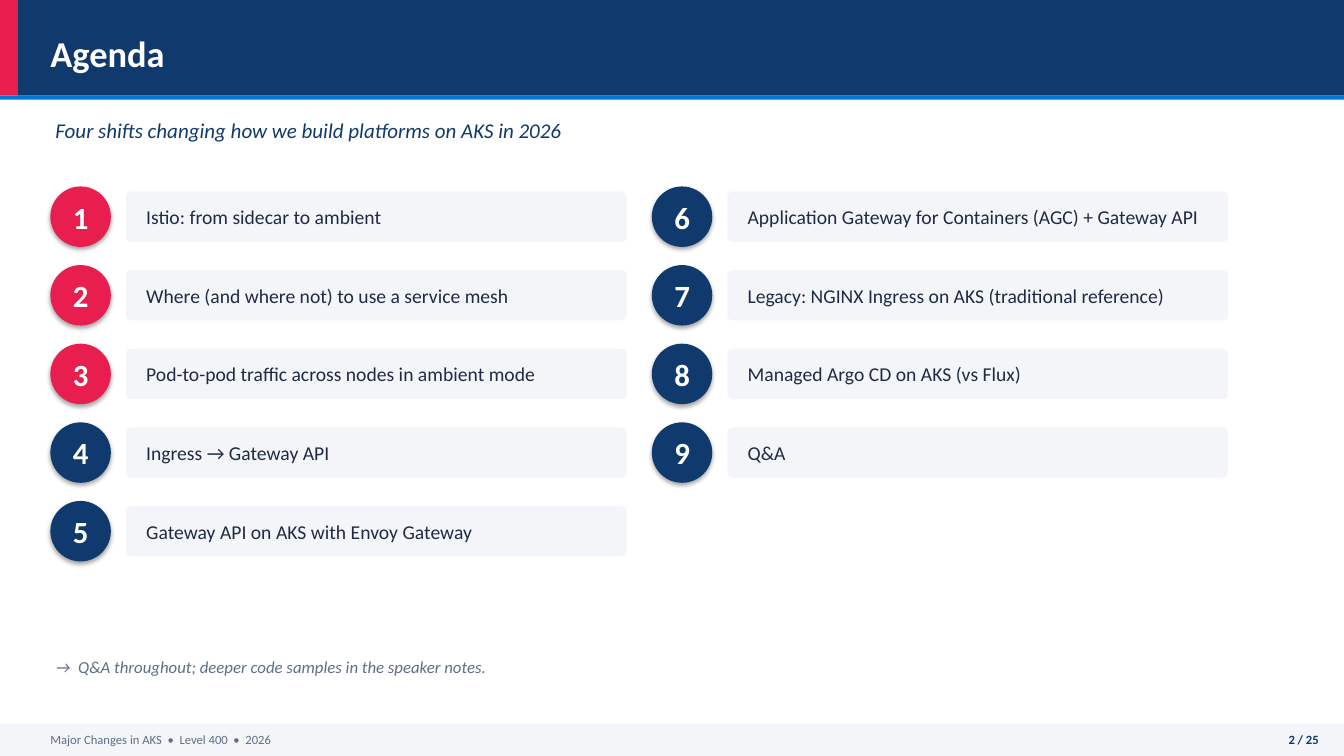
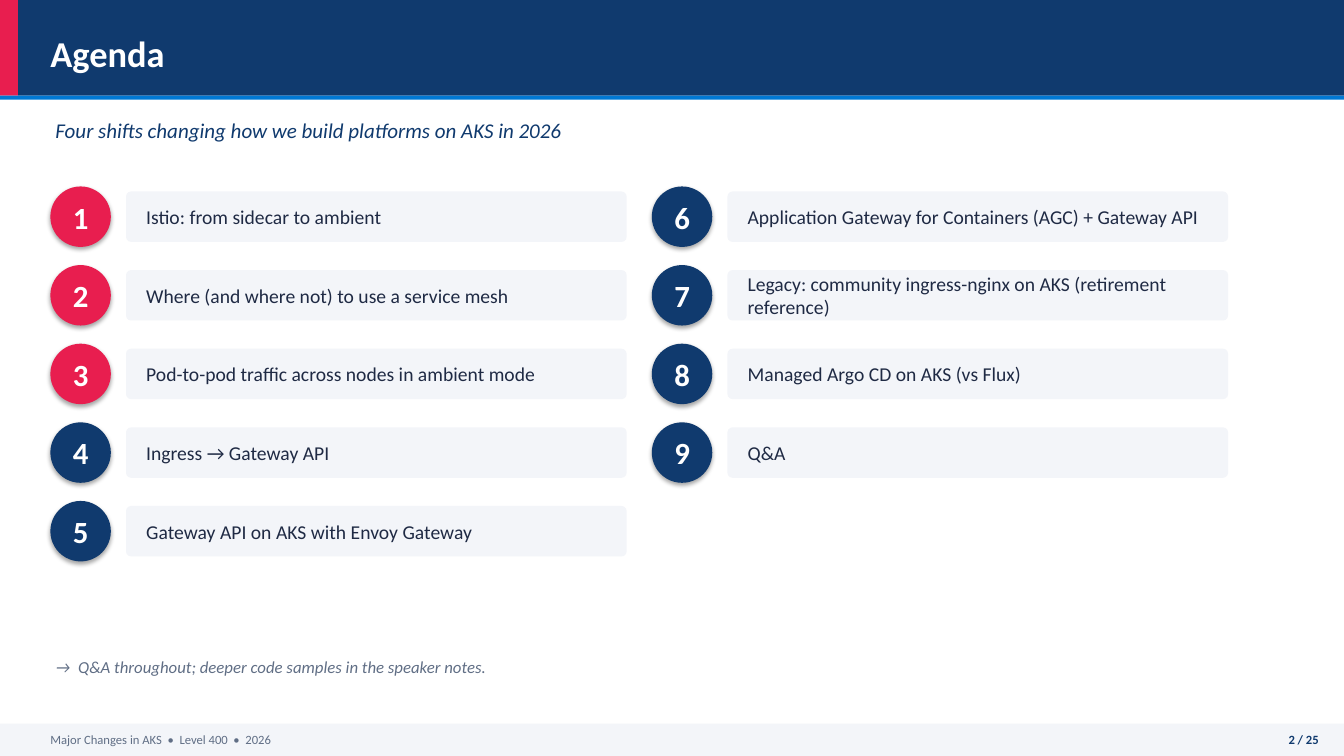
Before and after one commit to johankardell/aksingress2026, a slide deck: slide 2 of PRESENTATION.pptx. Drawn at 1344x756 pixels with LibreOffice and Linux fonts; fonts in the diff are those of the drawing. Boxes give left, top, right and bottom in pixels: in the first picture for what was removed or moved away, otherwise in the second. Text is boxed around its words. In the diff, an @@ line names an element or a change of style, - is before the commit and + after.

```diff
--- a/PRESENTATION.pptx
+++ b/PRESENTATION.pptx
@@ text at box(748, 277, 1166, 317): text changed @@
-Legacy: NGINX Ingress on AKS (traditional reference)
+Legacy: community ingress-nginx on AKS (retirement reference)
```
Also in this commit, not shown: 3 other slides changed, 1 other file.
